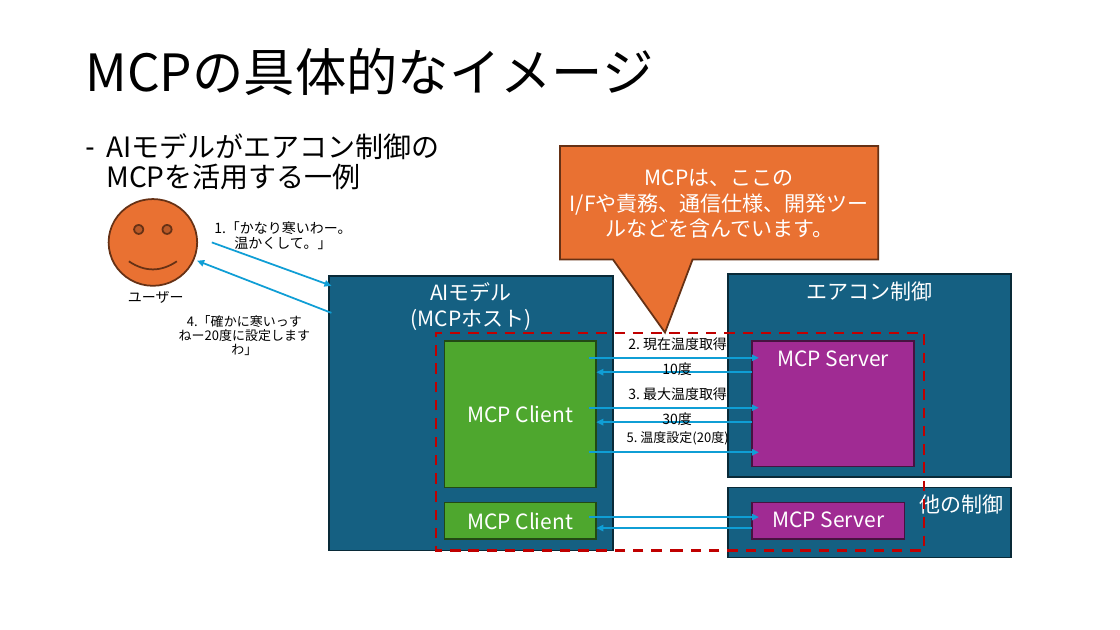
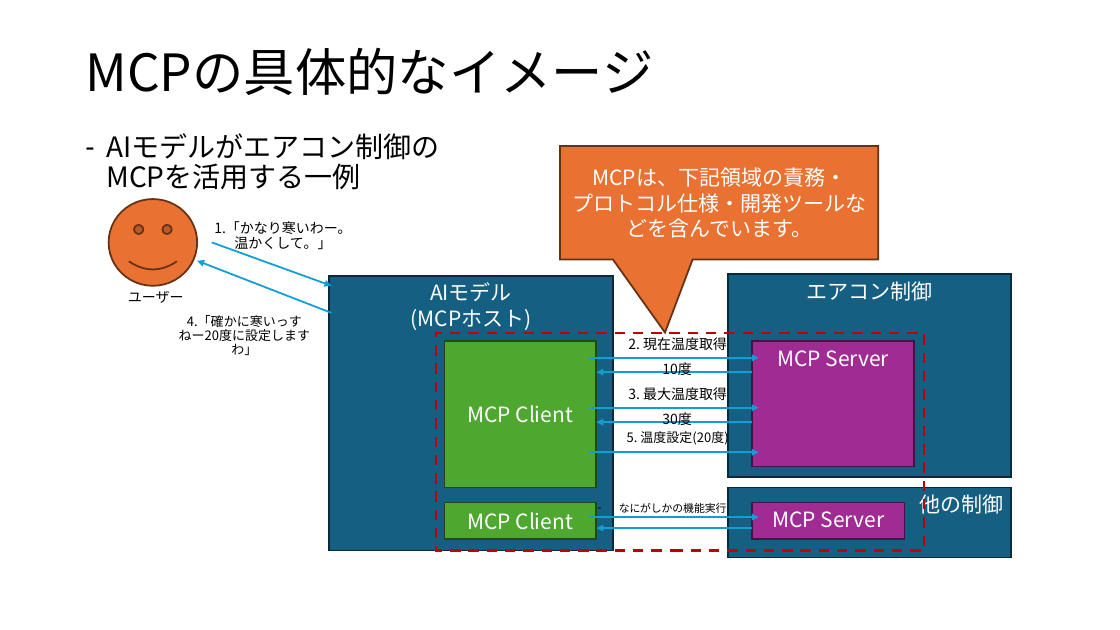
Before and after one commit to koga-miko/misc, a slide deck: slide 4 of raspberry-pi-report/MCPについて.pptx. Drawn at 1120x630 pixels with LibreOffice and Linux fonts; fonts in the diff are those of the drawing. Boxes give left, top, right and bottom in pixels: in the first picture for what was removed or moved away, otherwise in the second. Text is boxed around its words. In the diff, an @@ line names an element or a change of style, - is before the commit and + after.

Commit message:
modify the pptx file for MCP

```diff
--- a/raspberry-pi-report/MCPについて.pptx
+++ b/raspberry-pi-report/MCPについて.pptx
@@ text in speech box at (x1=572, y1=167, x2=866, y2=238): text changed @@
-MCPは、ここの
-I/Fや責務、通信仕様、開発ツールなどを含んでいます。
+MCPは、下記領域の責務・
+プロトコル仕様・開発ツールなどを含んでいます。
@@ text added at (x1=619, y1=503, x2=727, y2=513), 9.3 pt, text #000000 @@
+– なにがしかの機能実行
```
Also in this commit, not shown: 1 other slide changed.
